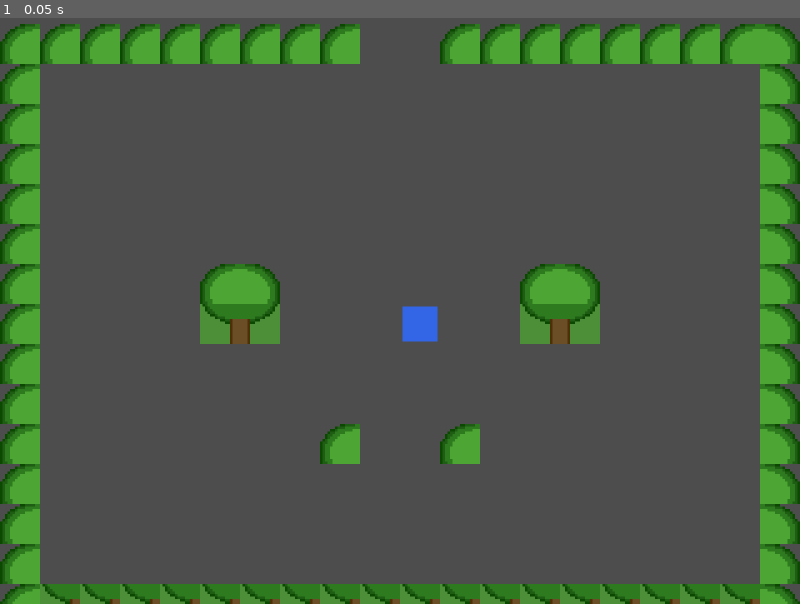
Above: before the commit, frame 1.
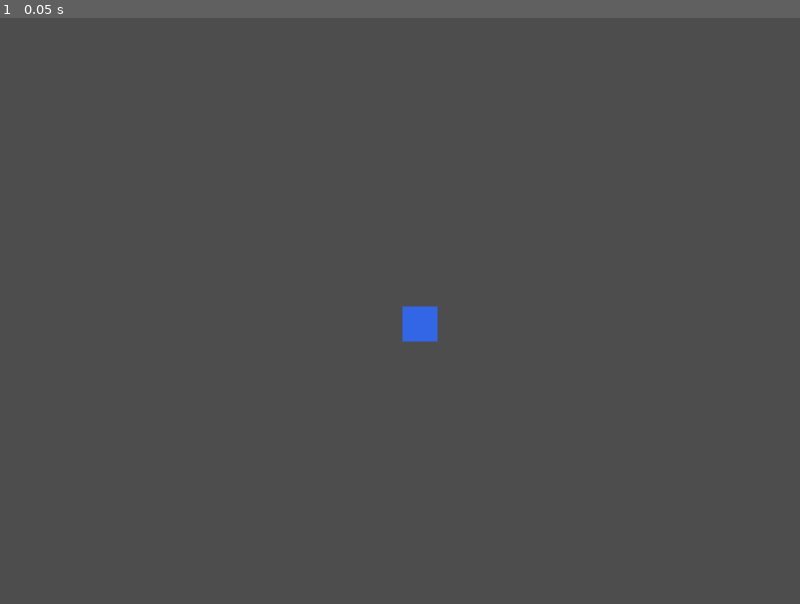
Above: after the commit, the same moment.

Repository: amine-oubad/pokemon-amso
Game: Godot game, scene res://scenes/test/TestMap.tscn
The game is run twice, just before and just after one commit, with the same random seed, the same clock (stepped at 60 frames per second) and the same inputs.
Inputs:
- Up to frame 1 (0.05 s): no input

The runs differ from the first frame. In frame 1, 20% of the frame differs, in the area x 0-100%, y 1-100%.

Commit message:
Fix movement: use Dictionary collision instead of TileData physics
TileMapLayer.get_cell_tile_data() returned null for runtime-created
tiles. Replaced with simple Dictionary of blocked tiles — much simpler
and more reliable for grid-based movement.

Co-Authored-By: Claude Opus 4.6 (1M context) <noreply@anthropic.com>

Diff:
--- a/project.godot
+++ b/project.godot
@@ -13,9 +13,6 @@
 config/name="Pokemon AMSO"
 run/main_scene="res://scenes/test/TestMap.tscn"
 config/features=PackedStringArray("4.6", "GL Compatibility")
-
-[autoload]
-
 
 [display]
 
--- a/scenes/test/TestMap.gd
+++ b/scenes/test/TestMap.gd
@@ -1,24 +1,21 @@
 extends Node2D
-## Map de test — 20x15 tiles avec bordure de murs et obstacles.
-## Construit le TileMapLayer et le joueur au runtime.
+## Map de test — 20x15 tiles, bordure d'arbres, obstacles au milieu.
 
 const TILE: int = 16
-const MAP_W: int = 20  # tiles
-const MAP_H: int = 15  # tiles
+const MAP_W: int = 20
+const MAP_H: int = 15
 
-# Index des tiles dans le tileset grass.png (col, row dans l'atlas 16x16)
-# Row 0: herbe variantes + chemin + eau
-const GRASS_ATLAS: Vector2i = Vector2i(0, 0)   # herbe claire
-const GRASS2_ATLAS: Vector2i = Vector2i(1, 0)  # herbe moyenne
-const PATH_ATLAS: Vector2i = Vector2i(4, 0)    # chemin
-# Row 2: arbres (haut-gauche du 2x2)
+# Atlas coords dans grass.png (16x16 tiles, 16 colonnes)
+const GRASS: Vector2i  = Vector2i(0, 0)
+const GRASS2: Vector2i = Vector2i(1, 0)
+const PATH: Vector2i   = Vector2i(4, 0)
 const TREE_TL: Vector2i = Vector2i(0, 2)
 const TREE_TR: Vector2i = Vector2i(1, 2)
 const TREE_BL: Vector2i = Vector2i(0, 3)
 const TREE_BR: Vector2i = Vector2i(1, 3)
 
 var _tilemap: TileMapLayer
-var _player_scene: PackedScene
+var _blocked: Dictionary = {}  # Vector2i → true
 
 func _ready() -> void:
 	_setup_tilemap()
@@ -26,89 +23,55 @@
 	_spawn_player()
 
 func _setup_tilemap() -> void:
-	# Créer le TileSet depuis l'atlas grass.png
 	var tileset := TileSet.new()
 	tileset.tile_size = Vector2i(TILE, TILE)
 
-	# Ajouter l'atlas source
 	var atlas := TileSetAtlasSource.new()
 	atlas.texture = load("res://assets/tilesets/grass.png")
 	atlas.texture_region_size = Vector2i(TILE, TILE)
 	tileset.add_source(atlas, 0)
 
-	# Créer les atlas coords — Godot 4.6 les crée automatiquement
-	# On doit juste configurer la physique pour les tiles bloquantes
-
-	# Physics layer 0 = collision
-	tileset.add_physics_layer()
-
-	# Marquer les tiles d'arbre comme bloquantes (ajouter un polygon de collision)
-	for tree_coord in [TREE_TL, TREE_TR, TREE_BL, TREE_BR]:
-		_make_tile_solid(atlas, tree_coord)
-
-	# Créer le TileMapLayer
 	_tilemap = TileMapLayer.new()
-	_tilemap.name = "TileMapLayer"
+	_tilemap.name = "Ground"
 	_tilemap.tile_set = tileset
 	_tilemap.texture_filter = CanvasItem.TEXTURE_FILTER_NEAREST
 	add_child(_tilemap)
 
-func _make_tile_solid(atlas: TileSetAtlasSource, coord: Vector2i) -> void:
-	# Vérifier que le tile existe dans l'atlas
-	if not atlas.has_tile(coord):
-		atlas.create_tile(coord)
-	var tile_data: TileData = atlas.get_tile_data(coord, 0)
-	if tile_data == null:
-		return
-	# Ajouter un polygone de collision carré (tout le tile)
-	tile_data.add_collision_polygon(0)
-	var half: float = TILE / 2.0
-	tile_data.set_collision_polygon_points(0, 0, PackedVector2Array([
-		Vector2(-half, -half), Vector2(half, -half),
-		Vector2(half, half), Vector2(-half, half)
-	]))
-
 func _build_map() -> void:
-	# Remplir tout d'herbe
+	# Sol d'herbe partout
 	for y in MAP_H:
 		for x in MAP_W:
-			var grass_variant: Vector2i = GRASS_ATLAS if (x + y) % 3 != 0 else GRASS2_ATLAS
-			_tilemap.set_cell(Vector2i(x, y), 0, grass_variant)
+			var variant: Vector2i = GRASS if (x + y) % 3 != 0 else GRASS2
+			_tilemap.set_cell(Vector2i(x, y), 0, variant)
 
-	# Bordure d'arbres — tout le tour sauf un passage au nord (col 9-10)
+	# Bordure d'arbres (avec passage nord col 9-10)
 	for x in MAP_W:
-		# Haut — avec passage au milieu
 		if x < 9 or x > 10:
-			_tilemap.set_cell(Vector2i(x, 0), 0, TREE_TL)
-		# Bas
-		_tilemap.set_cell(Vector2i(x, MAP_H - 1), 0, TREE_BL)
-	for y in MAP_H:
-		# Gauche
-		_tilemap.set_cell(Vector2i(0, y), 0, TREE_TL)
-		# Droite
-		_tilemap.set_cell(Vector2i(MAP_W - 1, y), 0, TREE_TR)
+			_set_tree(x, 0)
+		_set_tree(x, MAP_H - 1)
+	for y in range(1, MAP_H - 1):
+		_set_tree(0, y)
+		_set_tree(MAP_W - 1, y)
 
-	# Quelques obstacles au milieu pour tester les collisions
-	# Bloc d'arbres 2x2 au centre-gauche
-	_tilemap.set_cell(Vector2i(5, 6), 0, TREE_TL)
-	_tilemap.set_cell(Vector2i(6, 6), 0, TREE_TR)
-	_tilemap.set_cell(Vector2i(5, 7), 0, TREE_BL)
-	_tilemap.set_cell(Vector2i(6, 7), 0, TREE_BR)
+	# Obstacles — blocs 2x2 d'arbres
+	_set_tree(5, 6); _set_tree(6, 6)
+	_set_tree(5, 7); _set_tree(6, 7)
+	_set_tree(13, 6); _set_tree(14, 6)
+	_set_tree(13, 7); _set_tree(14, 7)
 
-	# Bloc d'arbres 2x2 au centre-droite
-	_tilemap.set_cell(Vector2i(13, 6), 0, TREE_TL)
-	_tilemap.set_cell(Vector2i(14, 6), 0, TREE_TR)
-	_tilemap.set_cell(Vector2i(13, 7), 0, TREE_BL)
-	_tilemap.set_cell(Vector2i(14, 7), 0, TREE_BR)
-
-	# Ligne d'arbres horizontale
+	# Ligne horizontale d'arbres
 	for x in range(8, 12):
-		_tilemap.set_cell(Vector2i(x, 10), 0, TREE_TL)
+		_set_tree(x, 10)
 
 	# Chemin vertical au centre
 	for y in range(1, MAP_H - 1):
-		_tilemap.set_cell(Vector2i(9, y), 0, PATH_ATLAS)
-		_tilemap.set_cell(Vector2i(10, y), 0, PATH_ATLAS)
+		_tilemap.set_cell(Vector2i(9, y), 0, PATH)
+		_tilemap.set_cell(Vector2i(10, y), 0, PATH)
+
+## Place un arbre et le marque comme bloqué
+func _set_tree(x: int, y: int) -> void:
+	_tilemap.set_cell(Vector2i(x, y), 0, TREE_TL)
+	_blocked[Vector2i(x, y)] = true
 
 func _spawn_player() -> void:
 	var player_script: GDScript = load("res://scripts/overworld/Player.gd")
@@ -116,12 +79,12 @@
 	player.set_script(player_script)
 	player.name = "Player"
 	add_child(player)
-	# Donner la référence du tilemap au joueur
-	player.tile_map = _tilemap
-	# Position de départ : centre de la map
+
+	# Passer les données de collision au joueur
+	player.blocked_tiles = _blocked
+	player.map_rect = Rect2i(0, 0, MAP_W, MAP_H)
 	player.set_tile_pos(Vector2i(10, 7))
 
-	# Caméra qui suit le joueur
+	# Caméra
 	var cam := Camera2D.new()
-	cam.name = "Camera2D"
 	player.add_child(cam)
--- a/scripts/overworld/Player.gd
+++ b/scripts/overworld/Player.gd
@@ -1,28 +1,31 @@
 extends Node2D
 ## Joueur overworld — déplacement grille strict comme Pokémon GBA.
-## Pas de physics body : les collisions sont vérifiées via le TileMapLayer.
+## Les collisions sont gérées par un Dictionary de tiles bloquées (pas de physics).
 
 const TILE: int = 16
-const MOVE_DURATION: float = 0.12  # durée du tween en secondes
+const MOVE_DURATION: float = 0.12
 
 enum Dir { DOWN, UP, LEFT, RIGHT }
 
-## Référence au TileMapLayer de la map (assignée par la map)
-var tile_map: TileMapLayer = null
+## Dictionnaire des tiles bloquées — clé = Vector2i, valeur = true
+## Rempli par la map via blocked_tiles[pos] = true
+var blocked_tiles: Dictionary = {}
 
-## Position en coordonnées tile (pas pixels)
+## Limites de la map en tiles
+var map_rect: Rect2i = Rect2i(0, 0, 20, 15)
+
+## Position courante en tiles
 var tile_pos: Vector2i = Vector2i.ZERO
 
-## Direction actuelle du joueur
+## Direction actuelle
 var facing: Dir = Dir.DOWN
 
-## Vrai pendant le mouvement (bloque les inputs)
+## Vrai pendant le déplacement
 var _moving: bool = false
 
 ## Visuel placeholder
 var _visual: ColorRect
 
-## Vecteurs de direction
 const DIR_VEC: Dictionary = {
 	Dir.DOWN:  Vector2i(0, 1),
 	Dir.UP:    Vector2i(0, -1),
@@ -31,16 +34,13 @@
 }
 
 func _ready() -> void:
-	# Carré coloré 14x14 centré dans le tile (1px de marge)
 	_visual = ColorRect.new()
 	_visual.color = Color(0.2, 0.4, 0.9)
 	_visual.size = Vector2(14, 14)
 	_visual.position = Vector2(1, 1)
 	add_child(_visual)
-	# Synchroniser la position pixel avec la position tile
 	_snap_to_grid()
 
-## Place le joueur à la position tile donnée
 func set_tile_pos(tp: Vector2i) -> void:
 	tile_pos = tp
 	_snap_to_grid()
@@ -69,35 +69,16 @@
 	if not pressed:
 		return
 
-	# Toujours tourner le joueur dans la direction
 	facing = dir
 
-	# Vérifier si la destination est libre
 	var target: Vector2i = tile_pos + DIR_VEC[dir]
-	if _is_blocked(target):
+
+	# Bloqué si hors map ou tile dans le dictionnaire
+	if not map_rect.has_point(target) or blocked_tiles.has(target):
 		return
 
-	# Lancer le mouvement
 	_move_to(target)
 
-## Vérifie si une tile est bloquée (mur, obstacle, hors map)
-func _is_blocked(target: Vector2i) -> bool:
-	if tile_map == null:
-		return true
-	# Hors des limites de la map
-	var used: Rect2i = tile_map.get_used_rect()
-	if not used.has_point(target):
-		return true
-	# Vérifier si la tile a une physique layer (collision)
-	var cell_data: TileData = tile_map.get_cell_tile_data(target)
-	if cell_data == null:
-		return true  # Pas de tile = bloqué
-	# Si la tile a un physics layer 0, c'est un mur
-	if cell_data.get_collision_polygons_count(0) > 0:
-		return true
-	return false
-
-## Déplace le joueur vers la tile cible avec un tween
 func _move_to(target: Vector2i) -> void:
 	_moving = true
 	tile_pos = target
@@ -108,4 +89,4 @@
 
 func _on_move_done() -> void:
 	_moving = false
-	_snap_to_grid()  # Alignement parfait
+	_snap_to_grid()
Not shown, added: scenes/test/TestMap.gd.uid
